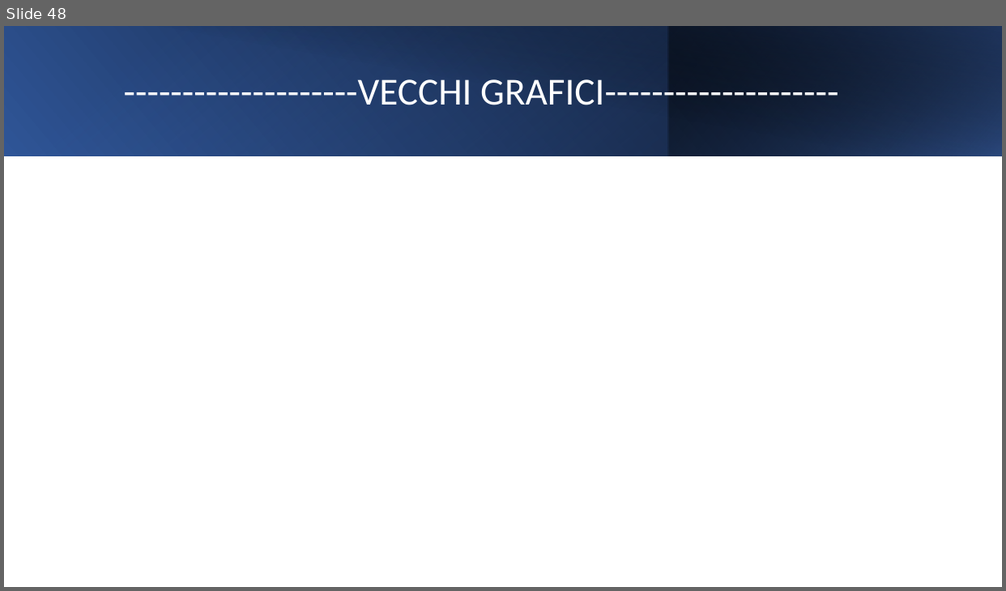
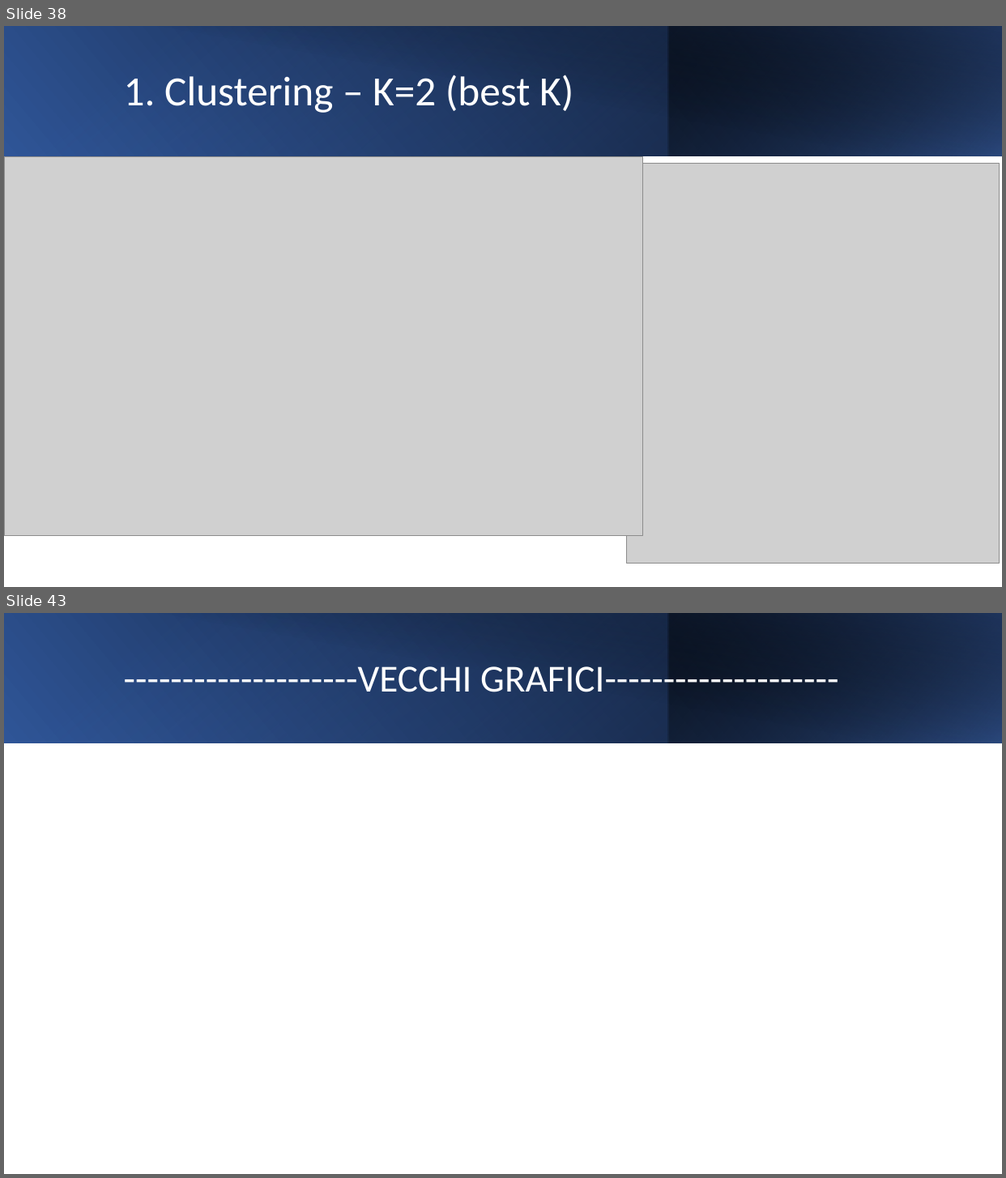
Before and after one commit to GiuseppePorcaro/Near-duplicate-states-with-kelp, a slide deck: src/main/resources/plots/Near duplicate states with kelp.pptx. Shown one above the other, each under a label of ours: slide 48 before the commit, slides 38 and 43 after it; the slides between them are not shown. The pictures are 1006x591 and 1006x1178 pixels, drawn with LibreOffice and Linux fonts; fonts in the diff are those of the drawing; grey boxes stand for pictures. Boxes give left, top, right and bottom in pixels: in the first picture for what was removed or moved away, otherwise in the second. Text is boxed around its words. In the diff, an @@ line names an element or a change of style, - is before the commit and + after.

```diff
--- a/src/main/resources/plots/Near duplicate states with kelp.pptx
+++ b/src/main/resources/plots/Near duplicate states with kelp.pptx
@@ slide 38 added at [4, 26, 1002, 587], background #FFFFFF @@
@@ rectangle added at [4, 43, 1002, 587], fill #FFFFFF @@
@@ rectangle added at [4, 26, 1002, 156], fill gradient #000000 to #2F5597 @@
@@ rectangle added at [4, 26, 668, 156], fill gradient #4472C4 to #203864 @@
@@ rectangle added at [41, 26, 1002, 157], fill gradient #000000 to #203864 @@
@@ rectangle added at [668, 26, 1002, 156], fill gradient #4472C4 to #000000 @@
@@ title added at [124, 75, 573, 113], 40 pt, text #FFFFFF @@
+1. Clustering – K=2 (best K)
@@ picture added at [4, 157, 643, 536] @@
@@ picture added at [627, 164, 999, 564] @@
@@ what was slide 48 is now slide 43 @@
```
Also in this commit, not shown: 5 slides changed, 12 other slides added, 18 slides removed, 5 other files.
